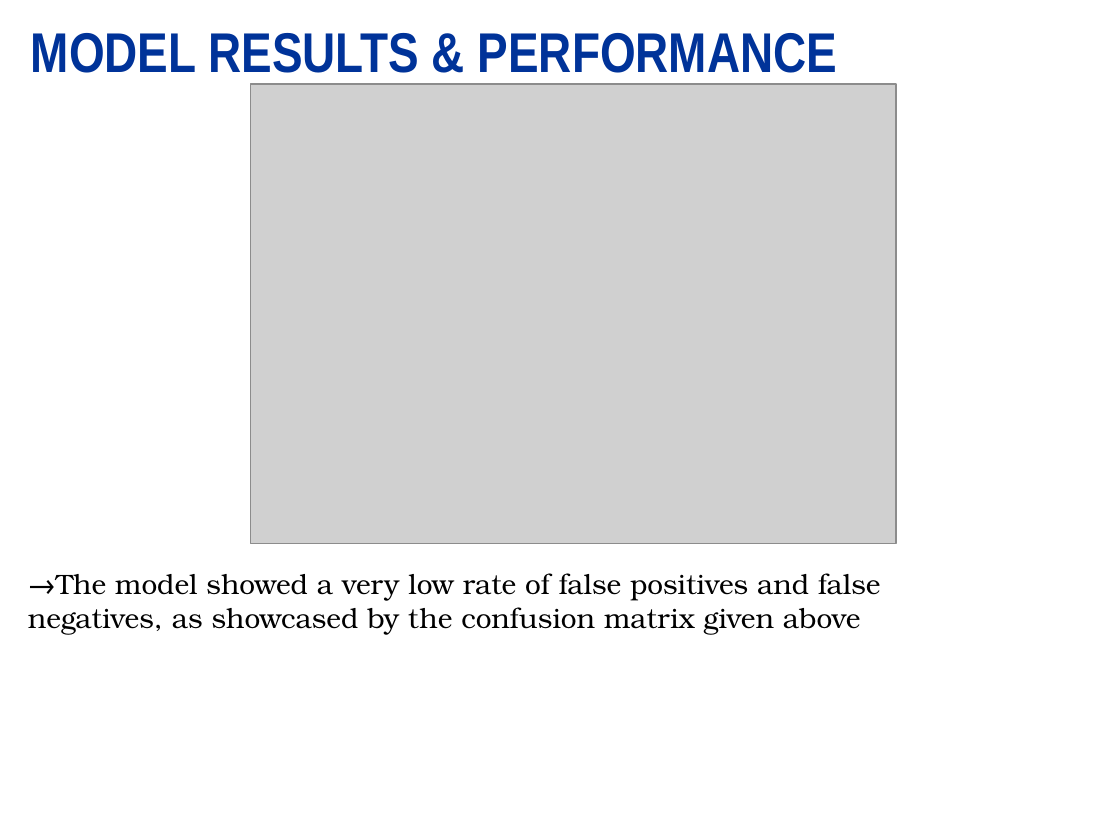
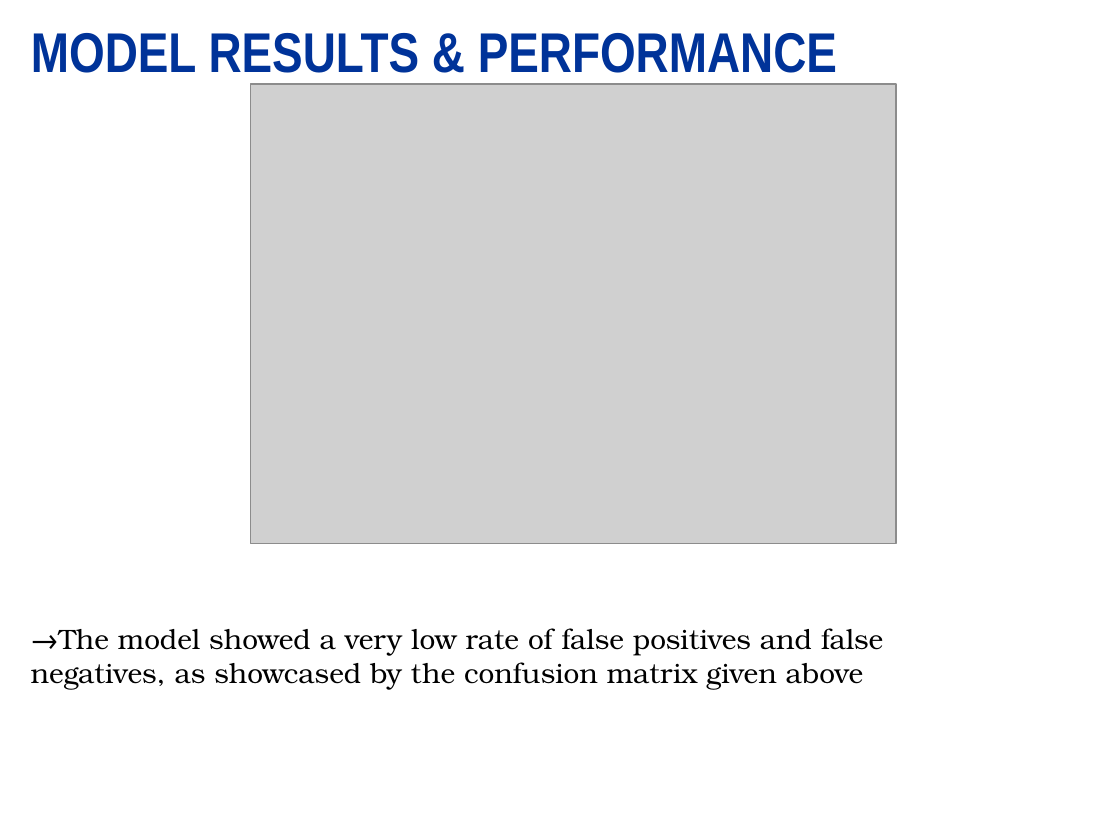
Before and after one commit to abhrojit1/Fake-news-detector-milestone-project, a slide deck: slide 17 of Fake news detection presentation.pptx. Drawn at 1120x840 pixels with LibreOffice and Linux fonts; fonts in the diff are those of the drawing; grey boxes stand for pictures; background and template pictures are left out. Boxes give left, top, right and bottom in pixels: in the first picture for what was removed or moved away, otherwise in the second. Text is boxed around its words. In the diff, an @@ line names an element or a change of style, - is before the commit and + after.

Commit message:
edit

```diff
--- a/Fake news detection presentation.pptx
+++ b/Fake news detection presentation.pptx
@@ text "→The model showed a very ...": place and size @@
-text "→The model showed a very ..." at bbox=[28, 573, 880, 634]
+text "→The model showed a very ..." at bbox=[31, 628, 883, 690]
```
